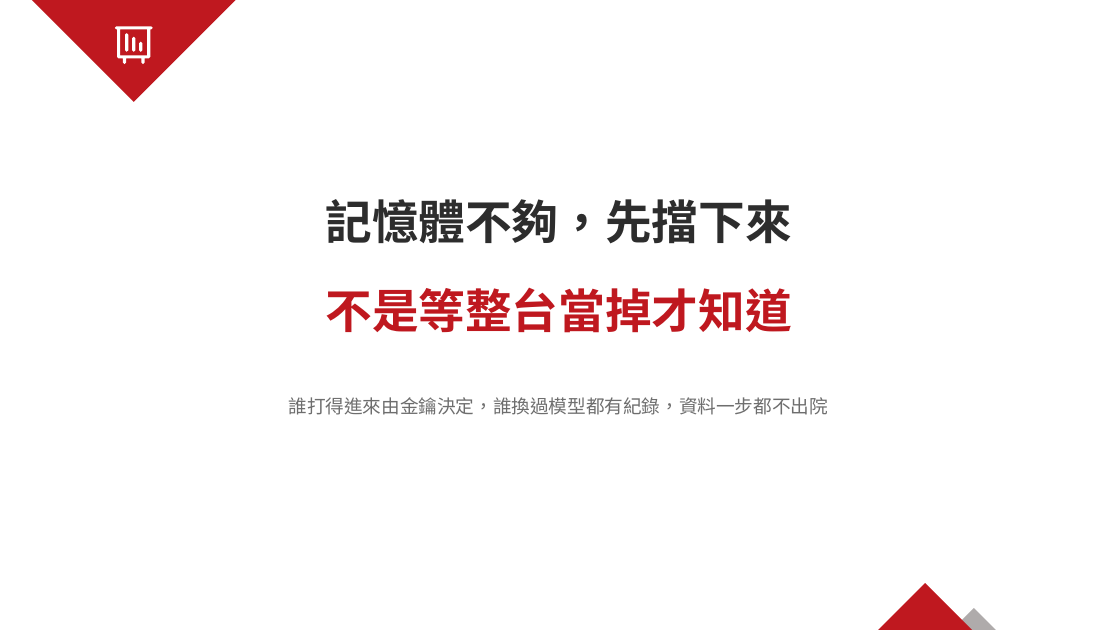
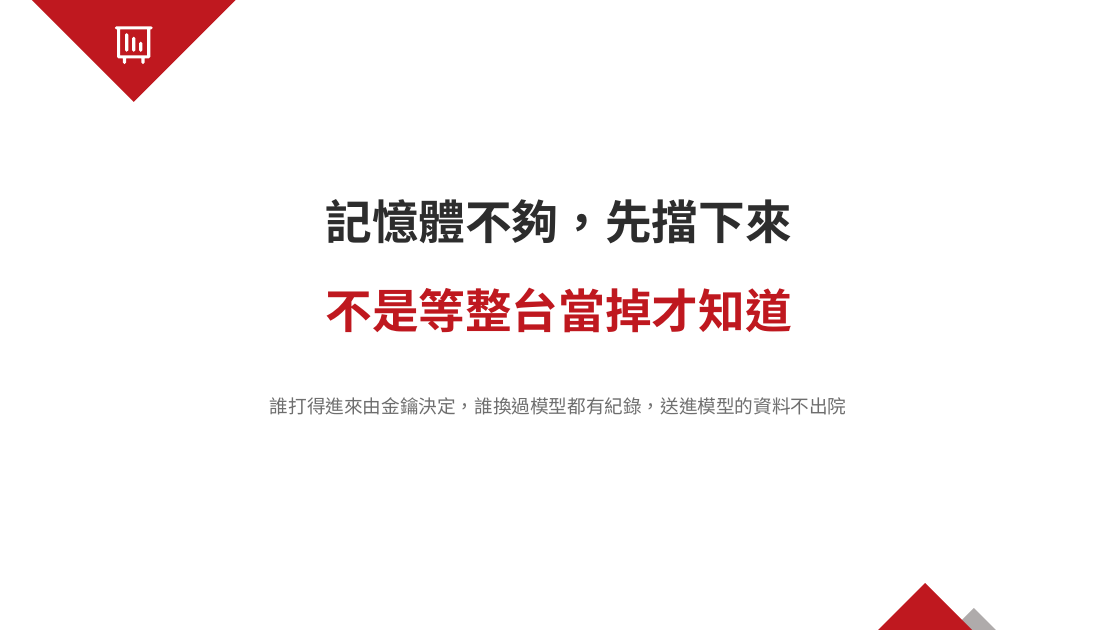
Before and after one commit to guessleej/xConsole, a slide deck: slide 4 of 手冊/Sales Kit/xConsole-SalesKit-醫院.pptx. Drawn at 1120x630 pixels with LibreOffice and Linux fonts; fonts in the diff are those of the drawing; background and template pictures are left out. Boxes give left, top, right and bottom in pixels: in the first picture for what was removed or moved away, otherwise in the second. Text is boxed around its words. In the diff, an @@ line names an element or a change of style, - is before the commit and + after.

```diff
--- a/手冊/Sales Kit/xConsole-SalesKit-醫院.pptx
+++ b/手冊/Sales Kit/xConsole-SalesKit-醫院.pptx
@@ text at [270, 397, 847, 415]: text changed @@
-誰打得進來由金鑰決定，誰換過模型都有紀錄，資料一步都不出院
+誰打得進來由金鑰決定，誰換過模型都有紀錄，送進模型的資料不出院
```
Also in this commit, not shown: 2 other slides changed, 18 other files.
